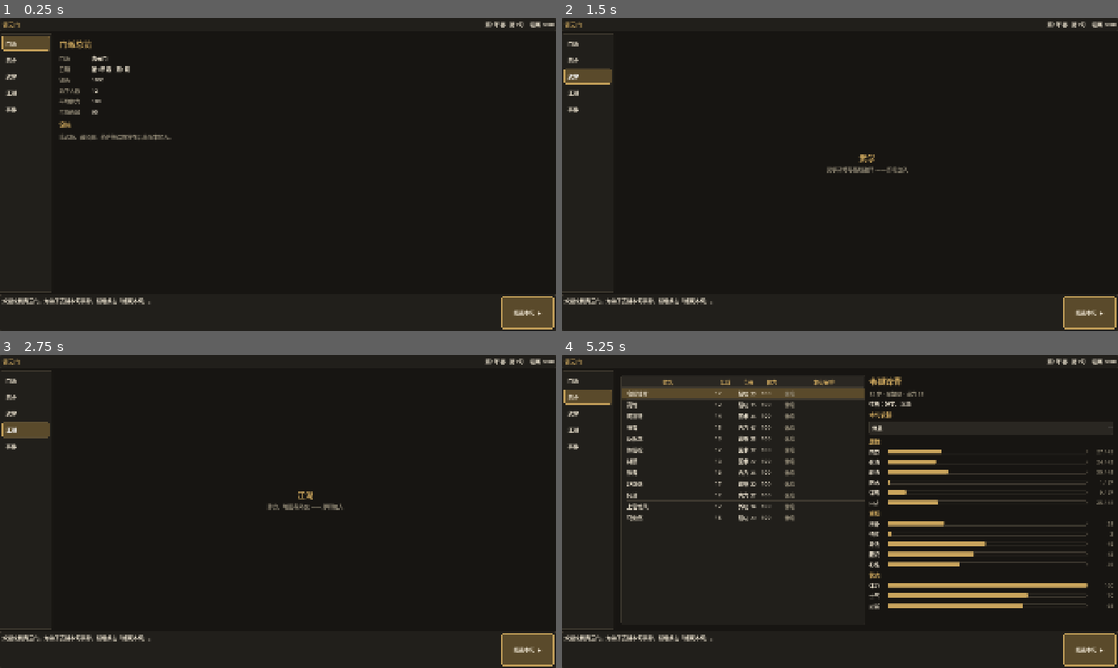
Above: before the commit, frames 1-4 (two rows, left to right).
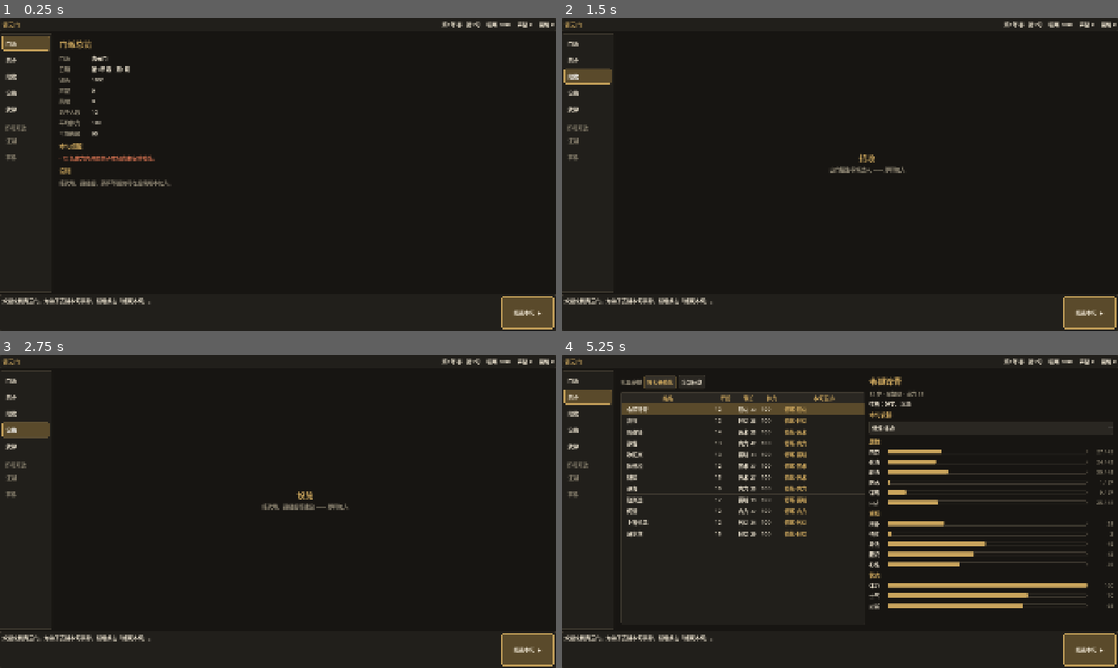
Above: after the commit, the same moments.

Repository: SingerLeo/wuxia_strategy
Game: Godot game, scene res://scenes/main.tscn
The game is run twice, just before and just after one commit, with the same random seed, the same clock (stepped at 60 frames per second) and the same inputs.
Inputs (mouse positions are in pixels of both pictures, inside the frame that each line leads up to):
- Up to frame 1 (0.25 s): no input
- Up to frame 2 (1.5 s): click "门派" at 0.5 s; click (589, 77) at 1.25 s, where only the run after the commit has a clickable "招收"
- Up to frame 3 (2.75 s): click (27, 430) at 2 s, where only the run before the commit has a clickable "江湖"
- Up to frame 4 (5.25 s): click (589, 430) at 2.75 s, where only the run after the commit has a clickable "设施"; click (589, 445) at 3.5 s, where only the run before the commit has a clickable "事件"; click "弟子" at 4.25 s; click (662, 383) at 5 s, where only the run after the commit has a clickable "按专长修炼"

The runs differ from the first frame. In frame 1, 1.6% of the frame differs, in the area x 0-100%, y 1-54%; in frame 2, 0.7%; in frame 3, 0.7%; in frame 4, 7.4%, in the area x 0-100%, y 1-58%.

Commit message:
Add UI map doc; roster sorting and batch plans; sect reminders; locked nav entries
Co-Authored-By: Claude Sonnet 5.5 <noreply@anthropic.com>

Diff:
--- a/src/core/sect.gd
+++ b/src/core/sect.gd
@@ -5,6 +5,8 @@
 var sect_name: String
 var xun: int = 0
 var silver: int = 0
+var prestige: int = 0  ## 声望：影响招生质量与外交
+var honor: int = 0     ## 荣耀值：支线任务等长期成就，见 docs/scope.md
 var disciples: Array[Disciple] = []
 var rng: RandomNumberGenerator
 
--- a/src/game/game.gd
+++ b/src/game/game.gd
@@ -6,6 +6,8 @@
 signal game_over
 
 const INITIAL_DISCIPLES := 12
+const AUTO_TRAIN_MIN_STAMINA := 40   ## 批量修炼时，体力低于此值的弟子改为休息
+const IDLE_HEALTHY_STAMINA := 70     ## 休息中且体力不低于此值，视为"闲着"
 
 var sect: Sect
 ## 门派已灭亡，本局结束；结束后不再推进回合，直到 new_game
@@ -51,6 +53,37 @@
 	state_changed.emit()
 
 
+## 批量安排：全部休息
+func rest_all() -> void:
+	for d in sect.disciples:
+		plans[d.id] = &""
+	state_changed.emit()
+
+
+## 批量安排：体力足够的弟子修炼各自当前最高的属性，其余休息
+func train_all_by_specialty() -> void:
+	for d in sect.disciples:
+		plans[d.id] = UiText.top_stat(d) if d.stamina >= AUTO_TRAIN_MIN_STAMINA else &""
+	state_changed.emit()
+
+
+## 本旬提醒：提示玩家可能遗漏的安排
+func reminders() -> Array[String]:
+	var out: Array[String] = []
+	var idle := 0
+	var tired := 0
+	for d in sect.disciples:
+		if d.stamina < Balance.LOW_STAMINA:
+			tired += 1
+		if plan_of(d.id) == &"" and d.stamina >= IDLE_HEALTHY_STAMINA:
+			idle += 1
+	if idle > 0:
+		out.append("%d 名体力充沛的弟子本旬尚未安排修炼。" % idle)
+	if tired > 0:
+		out.append("%d 名弟子体力不足，修炼效率减半，建议休息。" % tired)
+	return out
+
+
 func end_xun() -> void:
 	if over:
 		return
--- a/src/ui/main.gd
+++ b/src/ui/main.gd
@@ -14,6 +14,9 @@
 var _silver_label: Label
 var _end_button: Button
 var _overlay: Control
+var _prestige_label: Label
+var _honor_label: Label
+var _locked_header_added := false
 
 
 func _ready() -> void:
@@ -53,9 +56,13 @@
 
 
 func _unhandled_key_input(event: InputEvent) -> void:
-	# 开发用：F9 遣散全部弟子，查看灭亡界面
-	if event is InputEventKey and event.pressed and not event.echo and event.keycode == KEY_F9:
-		Game.debug_disband_all()
+	if not (event is InputEventKey and event.pressed and not event.echo):
+		return
+	match event.keycode:
+		KEY_SPACE:
+			Game.end_xun()
+		KEY_F9:  # 开发用：遣散全部弟子，查看灭亡界面
+			Game.debug_disband_all()
 
 
 func overlay_visible() -> bool:
@@ -90,9 +97,28 @@
 func _register_pages() -> void:
 	_add_page("门派", SectPage.new())
 	_add_page("弟子", RosterPage.new())
+	_add_page("招收", PlaceholderPage.new("招收", "山门招生与候选人 —— 即将加入"))
+	_add_page("设施", PlaceholderPage.new("设施", "练武场、藏经阁等建设 —— 即将加入"))
 	_add_page("武学", PlaceholderPage.new("武学", "武学研修与路线选择 —— 即将加入"))
-	_add_page("江湖", PlaceholderPage.new("江湖", "势力、地图与外交 —— 即将加入"))
-	_add_page("事件", PlaceholderPage.new("事件", "江湖传闻与门内事务 —— 即将加入"))
+	# P1 的"反馈"类内容：先占位并锁定，见 docs/scope.md
+	_add_locked_nav("江湖")
+	_add_locked_nav("事件")
+
+
+func _add_locked_nav(title: String) -> void:
+	if not _locked_header_added:
+		_locked_header_added = true
+		var gap := Control.new()
+		gap.custom_minimum_size.y = 12
+		_nav_box.add_child(gap)
+		_nav_box.add_child(Page.make_label("  即将开放", &"Muted"))
+	var btn := Button.new()
+	btn.text = title
+	btn.disabled = true
+	btn.theme_type_variation = &"NavButton"
+	btn.alignment = HORIZONTAL_ALIGNMENT_LEFT
+	btn.custom_minimum_size.y = 46
+	_nav_box.add_child(btn)
 
 
 func _add_page(title: String, page: Page) -> void:
@@ -128,6 +154,10 @@
 	row.add_child(_date_label)
 	_silver_label = Page.make_label("")
 	row.add_child(_silver_label)
+	_prestige_label = Page.make_label("")
+	row.add_child(_prestige_label)
+	_honor_label = Page.make_label("")
+	row.add_child(_honor_label)
 	return bar
 
 
@@ -217,3 +247,5 @@
 	_sect_label.text = Game.sect.sect_name
 	_date_label.text = UiText.date_text(Game.sect)
 	_silver_label.text = "银两 %d" % Game.sect.silver
+	_prestige_label.text = "声望 %d" % Game.sect.prestige
+	_honor_label.text = "荣耀 %d" % Game.sect.honor
--- a/src/ui/pages/roster_page.gd
+++ b/src/ui/pages/roster_page.gd
@@ -1,32 +1,41 @@
 class_name RosterPage
 extends Page
-## 弟子名册：左侧列表，右侧详情与本旬安排。
+## 弟子名册：左侧批量操作栏 + 可排序列表，右侧详情与本旬安排。
 
 const COLUMNS: Array[String] = ["姓名", "年龄", "专长", "体力", "本旬安排"]
 
 var _tree: Tree
 var _detail: VBoxContainer
 var _selected_id: int = -1
+var _sort_col: int = -1
+var _sort_asc: bool = true
 
 
 func _init() -> void:
 	super._init()
 	var split := HSplitContainer.new()
 	add_child(split)
+
+	var left := VBoxContainer.new()
+	left.custom_minimum_size.x = 520
+	left.size_flags_horizontal = Control.SIZE_EXPAND_FILL
+	left.add_theme_constant_override("separation", 8)
+	split.add_child(left)
+	left.add_child(_build_batch_bar())
 
 	_tree = Tree.new()
 	_tree.columns = COLUMNS.size()
 	_tree.column_titles_visible = true
 	_tree.hide_root = true
 	_tree.select_mode = Tree.SELECT_ROW
-	_tree.custom_minimum_size.x = 520
-	_tree.size_flags_horizontal = Control.SIZE_EXPAND_FILL
+	_tree.size_flags_vertical = Control.SIZE_EXPAND_FILL
 	for i in COLUMNS.size():
-		_tree.set_column_title(i, COLUMNS[i])
 		_tree.set_column_expand(i, i == 0 or i == 4)
 		_tree.set_column_custom_minimum_width(i, 80 if i != 0 else 120)
+	_update_column_titles()
 	_tree.item_selected.connect(_on_item_selected)
-	split.add_child(_tree)
+	_tree.column_title_clicked.connect(_on_column_title_clicked)
+	left.add_child(_tree)
 
 	var scroll := ScrollContainer.new()
 	scroll.custom_minimum_size.x = 420
@@ -39,6 +48,22 @@
 	scroll.add_child(_detail)
 
 
+func _build_batch_bar() -> Control:
+	var bar := HBoxContainer.new()
+	bar.add_theme_constant_override("separation", 8)
+	bar.add_child(Page.make_label("批量安排", &"Muted"))
+	var train := Button.new()
+	train.text = "按专长修炼"
+	train.tooltip_text = "体力不低于 %d 的弟子修炼各自当前最高的属性，其余休息" % Game.AUTO_TRAIN_MIN_STAMINA
+	train.pressed.connect(Game.train_all_by_specialty)
+	bar.add_child(train)
+	var rest := Button.new()
+	rest.text = "全部休息"
+	rest.pressed.connect(Game.rest_all)
+	bar.add_child(rest)
+	return bar
+
+
 func row_count() -> int:
 	var root := _tree.get_root()
 	return root.get_child_count() if root else 0
@@ -46,13 +71,34 @@
 
 func selected_id() -> int:
 	return _selected_id
+
+
+## 当前列表从上到下的弟子 id
+func row_ids() -> Array[int]:
+	var ids: Array[int] = []
+	var root := _tree.get_root()
+	if root:
+		for item in root.get_children():
+			ids.append(item.get_metadata(0))
+	return ids
+
+
+## 点击表头：同一列再点一次切换升降序
+func sort_by(col: int) -> void:
+	if _sort_col == col:
+		_sort_asc = not _sort_asc
+	else:
+		_sort_col = col
+		_sort_asc = true
+	_update_column_titles()
+	refresh()
 
 
 func refresh() -> void:
 	_tree.clear()
 	var root := _tree.create_item()
 	var to_select: TreeItem = null
-	for d in Game.sect.disciples:
+	for d in _sorted_disciples():
 		var item := _tree.create_item(root)
 		item.set_metadata(0, d.id)
 		item.set_text(0, d.display_name)
@@ -62,6 +108,8 @@
 		item.set_text(3, str(d.stamina))
 		item.set_text(4, _plan_text(d.id))
 		item.set_custom_color(4, ThemeBuilder.MUTED if Game.plan_of(d.id) == &"" else ThemeBuilder.GOLD)
+		if d.stamina < Balance.LOW_STAMINA:
+			item.set_custom_color(3, ThemeBuilder.WARN)
 		if d.id == _selected_id or (to_select == null and _selected_id < 0):
 			to_select = item
 	if to_select:
@@ -69,9 +117,41 @@
 		_show_detail(to_select.get_metadata(0))
 	elif Game.sect.disciples.is_empty():
 		_selected_id = -1
-		for c in _detail.get_children():
-			_detail.remove_child(c)
-			c.queue_free()
+		_clear_detail()
+
+
+func _sorted_disciples() -> Array[Disciple]:
+	var list: Array[Disciple] = Game.sect.disciples.duplicate()
+	if _sort_col >= 0:
+		var col := _sort_col
+		var asc := _sort_asc
+		list.sort_custom(func(a: Disciple, b: Disciple) -> bool:
+			var ka: Variant = _sort_key(a, col)
+			var kb: Variant = _sort_key(b, col)
+			return ka < kb if asc else ka > kb)
+	return list
+
+
+func _sort_key(d: Disciple, col: int) -> Variant:
+	match col:
+		0: return d.display_name
+		1: return d.age_xun
+		2: return d.stats[UiText.top_stat(d)]
+		3: return d.stamina
+		_: return _plan_text(d.id)
+
+
+func _update_column_titles() -> void:
+	for i in COLUMNS.size():
+		var mark := ""
+		if i == _sort_col:
+			mark = " ▲" if _sort_asc else " ▼"
+		_tree.set_column_title(i, COLUMNS[i] + mark)
+
+
+func _on_column_title_clicked(column: int, mouse_button: int) -> void:
+	if mouse_button == MOUSE_BUTTON_LEFT:
+		sort_by(column)
 
 
 func _plan_text(id: int) -> String:
@@ -85,11 +165,15 @@
 		_show_detail(item.get_metadata(0))
 
 
-func _show_detail(id: int) -> void:
-	_selected_id = id
+func _clear_detail() -> void:
 	for c in _detail.get_children():
 		_detail.remove_child(c)
 		c.queue_free()
+
+
+func _show_detail(id: int) -> void:
+	_selected_id = id
+	_clear_detail()
 	var d := Game.find_disciple(id)
 	if d == null:
 		return
--- a/src/ui/pages/sect_page.gd
+++ b/src/ui/pages/sect_page.gd
@@ -1,9 +1,10 @@
 class_name SectPage
 extends Page
-## 门派总览：基本信息与概况。
+## 门派总览：基本信息与本旬提醒。
 
 var _grid: GridContainer
 var _values: Dictionary = {}
+var _reminders: VBoxContainer
 
 
 func _init() -> void:
@@ -19,11 +20,16 @@
 	_grid.add_theme_constant_override("h_separation", 40)
 	_grid.add_theme_constant_override("v_separation", 10)
 	box.add_child(_grid)
-	for key in ["门派", "日期", "银两", "弟子人数", "平均体力", "平均忠诚"]:
+	for key in ["门派", "日期", "银两", "声望", "荣耀", "弟子人数", "平均体力", "平均忠诚"]:
 		_grid.add_child(Page.make_label(key, &"Muted"))
 		var v := Page.make_label("")
 		_grid.add_child(v)
 		_values[key] = v
+
+	box.add_child(Page.make_label("本旬提醒", &"Subheading"))
+	_reminders = VBoxContainer.new()
+	_reminders.add_theme_constant_override("separation", 6)
+	box.add_child(_reminders)
 
 	box.add_child(Page.make_label("设施", &"Subheading"))
 	box.add_child(Page.make_label("练武场、藏经阁、药庐等设施将在后续版本加入。", &"Muted"))
@@ -40,6 +46,19 @@
 	_values["门派"].text = s.sect_name
 	_values["日期"].text = UiText.date_text(s)
 	_values["银两"].text = str(s.silver)
+	_values["声望"].text = str(s.prestige)
+	_values["荣耀"].text = str(s.honor)
 	_values["弟子人数"].text = str(n)
 	_values["平均体力"].text = "%.0f" % (float(stamina) / maxi(n, 1))
 	_values["平均忠诚"].text = "%.0f" % (float(loyalty) / maxi(n, 1))
+
+	for c in _reminders.get_children():
+		_reminders.remove_child(c)
+		c.queue_free()
+	var items := Game.reminders()
+	if items.is_empty():
+		_reminders.add_child(Page.make_label("一切妥当，可以结束本旬。", &"Muted"))
+	for text in items:
+		var l := Page.make_label("· " + text)
+		l.add_theme_color_override("font_color", ThemeBuilder.WARN)
+		_reminders.add_child(l)
--- a/src/ui/theme_builder.gd
+++ b/src/ui/theme_builder.gd
@@ -11,6 +11,7 @@
 const MUTED := Color("#8f8774")
 const GOLD := Color("#c9a45c")
 const GOLD_DARK := Color("#5a4a2b")
+const WARN := Color("#d1704f")
 
 const FONT_SIZE := 18
 
@@ -61,6 +62,7 @@
 	t.set_stylebox("hover", "NavButton", box(PANEL_ALT, PANEL_ALT, 4, 1, 12))
 	t.set_stylebox("pressed", "NavButton", box(GOLD_DARK, GOLD, 4, 1, 12))
 	t.set_stylebox("hover_pressed", "NavButton", box(GOLD_DARK, GOLD, 4, 1, 12))
+	t.set_stylebox("disabled", "NavButton", box(PANEL, PANEL, 4, 1, 12))
 
 	# 主操作按钮
 	t.set_type_variation(&"PrimaryButton", &"Button")
--- a/tests/unit/test_game.gd
+++ b/tests/unit/test_game.gd
@@ -46,6 +46,30 @@
 	assert_signal_emitted(game, "log_added")
 
 
+func test_train_all_by_specialty_uses_top_stat_and_skips_tired() -> void:
+	game.find_disciple(1).stamina = 10
+	game.train_all_by_specialty()
+	assert_eq(game.plan_of(0), UiText.top_stat(game.find_disciple(0)))
+	assert_eq(game.plan_of(1), &"", "体力不足者休息")
+
+
+func test_rest_all_clears_plans() -> void:
+	game.train_all_by_specialty()
+	game.rest_all()
+	for d in game.sect.disciples:
+		assert_eq(game.plan_of(d.id), &"")
+
+
+func test_reminders_flag_idle_and_tired() -> void:
+	var r: Array = game.reminders()
+	assert_eq(r.size(), 1, "开局全员体力充沛且在休息，只提示闲着")
+	game.find_disciple(0).stamina = 5
+	assert_eq(game.reminders().size(), 2)
+	game.find_disciple(0).stamina = 100
+	game.train_all_by_specialty()
+	assert_eq(game.reminders().size(), 0, "全部安排妥当则没有提醒")
+
+
 func test_not_destroyed_at_start() -> void:
 	assert_false(game.sect.is_destroyed())
 	assert_false(game.over)
--- a/tests/unit/test_ui_shell.gd
+++ b/tests/unit/test_ui_shell.gd
@@ -35,6 +35,39 @@
 	assert_eq(roster.selected_id(), Game.sect.disciples[0].id)
 
 
+func test_roster_sorting_toggles_direction() -> void:
+	main.show_page(1)
+	var roster: RosterPage = main.get_page(1)
+	Game.sect.disciples[0].stamina = 10
+	Game.sect.disciples[1].stamina = 90
+	roster.sort_by(3)  # 体力升序
+	var asc := roster.row_ids()
+	assert_eq(asc[0], Game.sect.disciples[0].id, "体力最低的排最前")
+	roster.sort_by(3)  # 再点：降序
+	var desc := roster.row_ids()
+	assert_eq(desc[desc.size() - 1], asc[0], "降序时最低体力排最后")
+
+
+func test_roster_batch_buttons_change_plans() -> void:
+	main.show_page(1)
+	Game.train_all_by_specialty()
+	assert_ne(Game.plan_of(0), &"")
+	Game.rest_all()
+	assert_eq(Game.plan_of(0), &"")
+
+
+func test_space_ends_the_xun() -> void:
+	var ev := InputEventKey.new()
+	ev.keycode = KEY_SPACE
+	ev.pressed = true
+	main._unhandled_key_input(ev)
+	assert_eq(Game.sect.xun, 1)
+
+
+func test_locked_nav_entries_are_disabled_and_not_pages() -> void:
+	assert_eq(main.page_count(), 5, "江湖/事件只是锁定的导航项，不算页面")
+
+
 func test_game_over_overlay_shows_and_restart_hides() -> void:
 	assert_false(main.overlay_visible())
 	Game.debug_disband_all()
Not shown, added: docs/ui-map.md
